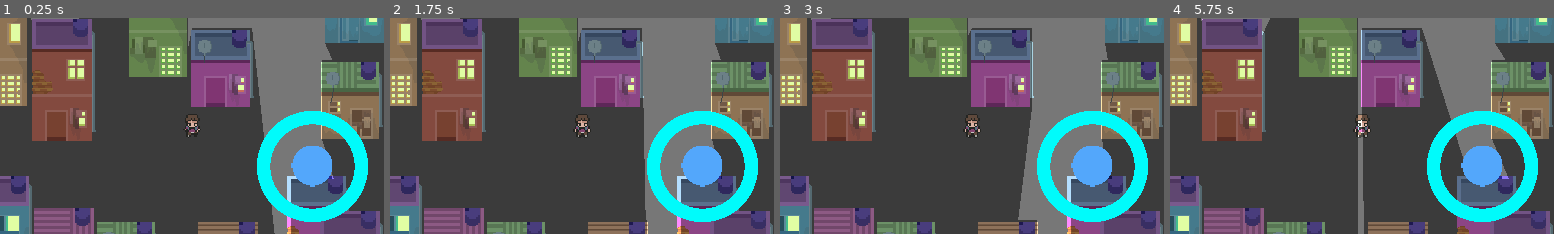
Above: before the commit, frames 1-4 (left to right).
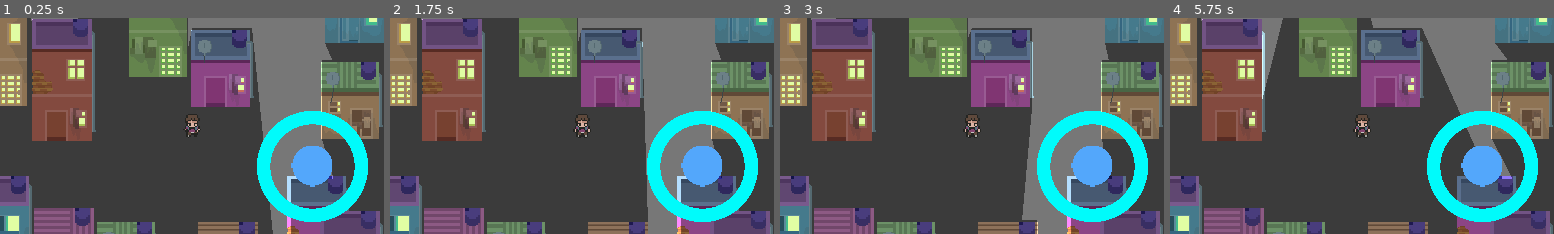
Above: after the commit, the same moments.

Repository: StitchedTeam/werewolf
Game: Godot game, scene res://Sandbox/Sandbox.tscn
The game is run twice, just before and just after one commit, with the same random seed, the same clock (stepped at 60 frames per second) and the same inputs. This scene is started directly instead of the project's main scene.
Inputs (mouse positions are in pixels of both pictures, inside the frame that each line leads up to):
- Up to frame 1 (0.25 s): no input
- Up to frame 2 (1.75 s): move the mouse to (666, 115) at 0.52 s; press the mouse at (666, 115) at 0.53 s; hold Right (ui_right) 0.53-1.28 s; tap Space (ui_select) at 0.77, 1.52 s; move the mouse to (505, 136) at 1.27 s; release the mouse at (505, 136) at 1.28 s; hold Left (ui_left) from 1.28 s (still down); click (505, 136) at 1.35 s
- Up to frame 3 (3 s): move the mouse to (1010, 78) at 2.02 s; release Left (ui_left) at 2.03 s; press the mouse at (1010, 78) at 2.03 s; hold Right (ui_right) from 2.03 s (still down); move the mouse to (952, 169) at 2.77 s; release the mouse at (952, 169) at 2.78 s; click (952, 169) at 2.85 s
- Up to frame 4 (5.75 s): tap Space (ui_select) at 3.02, 3.77, 4.52 s; move the mouse to (1477, 158) at 3.52 s; release Right (ui_right) at 3.53 s; press the mouse at (1477, 158) at 3.53 s; hold Left (ui_left) from 3.53 s (still down); move the mouse to (1246, 93) at 4.27 s; release the mouse at (1246, 93) at 4.28 s; click (1246, 93) at 4.35 s; move the mouse to (1381, 126) at 5.02 s; press the mouse at (1381, 126) at 5.03 s

The runs differ from the first frame. In frame 1, 0.1% of the frame differs, in the area x 8-87%, y 0-100%; in frame 2, 0.3%; in frame 3, 0.3%; in frame 4, 3.4%, in the area x 23-90%, y 0-100%.

Commit message:
Finished all light movements

Diff:
--- /dev/null
+++ b/Werewolf/Characters/Enemies/GenericEnemy.tscn
@@ -0,0 +1,8 @@
+[gd_scene format=2]
+
+[node name="GenericEnemy" type="KinematicBody2D"]
+input_pickable = false
+collision_layer = 1
+collision_mask = 1
+collision/safe_margin = 0.08
+motion/sync_to_physics = false
--- a/Werewolf/Characters/Werewolf.tscn
+++ b/Werewolf/Characters/Werewolf/Werewolf.tscn
@@ -1,9 +1,10 @@
 [gd_scene load_steps=17 format=2]
 
-[ext_resource path="res://Characters/Werewolf.gd" type="Script" id=1]
+[ext_resource path="res://Characters/Werewolf/Werewolf.gd" type="Script" id=1]
 [ext_resource path="res://Assets/Sprites/Placeholder/Characters/Characters_001.png" type="Texture" id=2]
 [ext_resource path="res://Assets/Sprites/Placeholder/Characters/wolf.png" type="Texture" id=3]
 [ext_resource path="res://UI/PlayerControl.tscn" type="PackedScene" id=4]
+
 
 [sub_resource type="CapsuleShape2D" id=1]
 
--- a/Werewolf/Sandbox/Sandbox.gd
+++ b/Werewolf/Sandbox/Sandbox.gd
@@ -1,4 +1,6 @@
 extends Node
+
+var dir = 1
 
 func _ready():
 	pass
@@ -30,4 +32,16 @@
 
 func walklight():
 	$Moonlight.position.y = $Werewolf.position.y - 300
+	var max_x = $Werewolf.position.x + 50
+	var min_x = $Werewolf.position.x - 50
+	if dir == 1:
+		if $Moonlight.position.x < max_x:
+			$Moonlight.position.x += 0.1
+		elif $Moonlight.position.x >= max_x:
+			dir = -1
+	elif dir == -1:
+		if $Moonlight.position.x > min_x:
+			$Moonlight.position.x -= 0.1
+		elif $Moonlight.position.x <= min_x:
+			dir = 1
 	pass
--- a/Werewolf/Sandbox/Sandbox.tscn
+++ b/Werewolf/Sandbox/Sandbox.tscn
@@ -2,8 +2,9 @@
 
 [ext_resource path="res://Sandbox/Sandbox.gd" type="Script" id=1]
 [ext_resource path="res://Props/Scenario.tscn" type="PackedScene" id=2]
-[ext_resource path="res://Characters/Werewolf.tscn" type="PackedScene" id=3]
+[ext_resource path="res://Characters/Werewolf/Werewolf.tscn" type="PackedScene" id=3]
 [ext_resource path="res://Props/Moonlight.tscn" type="PackedScene" id=4]
+
 
 [sub_resource type="Animation" id=1]
 
@@ -19,7 +20,6 @@
 
 [node name="Werewolf" parent="." instance=ExtResource( 3 )]
 position = Vector2( 208, 100 )
-_sections_unfolded = [ "Transform" ]
 
 [node name="AnimationPlayer" type="AnimationPlayer" parent="."]
 root_node = NodePath("..")
@@ -32,4 +32,3 @@
 
 [node name="Moonlight" parent="." instance=ExtResource( 4 )]
 position = Vector2( 246, -217 )
-_sections_unfolded = [ "Transform" ]
Renamed: Werewolf/Characters/Werewolf.gd -> Werewolf/Characters/Werewolf/Werewolf.gd
